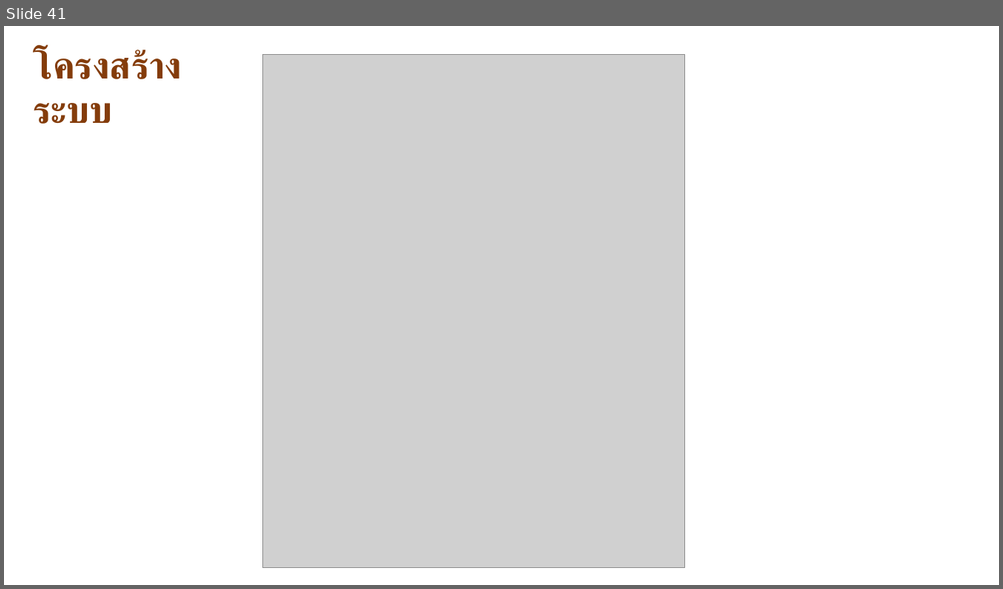
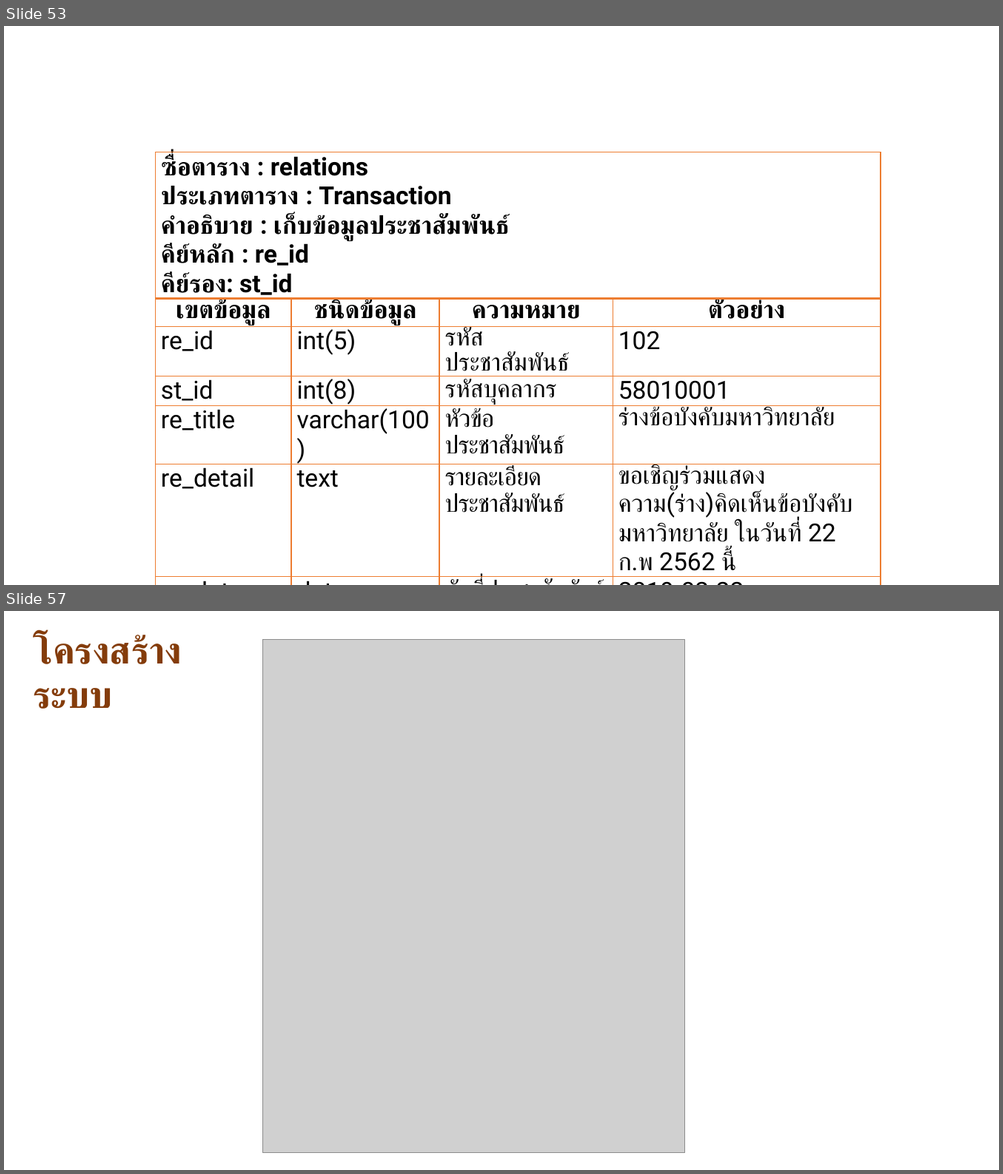
Before and after one commit to goodloveone1/project, a slide deck: data/นำเสนอ P.pptx. Shown one above the other, each under a label of ours: slide 41 before the commit, slides 53 and 57 after it; the slides between them are not shown. The pictures are 1003x589 and 1003x1174 pixels, drawn with LibreOffice and Linux fonts; fonts in the diff are those of the drawing; grey boxes stand for pictures. Boxes give left, top, right and bottom in pixels: in the first picture for what was removed or moved away, otherwise in the second. Text is boxed around its words. In the diff, an @@ line names an element or a change of style, - is before the commit and + after.

```diff
--- a/data/นำเสนอ P.pptx
+++ b/data/นำเสนอ P.pptx
@@ slide 53 added at bbox=[4, 26, 999, 585], background #FFFFFF @@
@@ table added at bbox=[156, 153, 881, 580], 7 rows, 4 columns @@
+ซื่อตาราง : relations / ประเภทตาราง : Transaction / คำอธิบาย : เก็บข้อมูลประชาสัมพันธ์ / คีย์หลัก : re_id / คีย์รอง: st_id |  |  | 
+เขตข้อมูล | ชนิดข้อมูล | ความหมาย | ตัวอย่าง
+re_id | int(5) | รหัสประชาสัมพันธ์ | 102
+st_id | int(8) | รหัสบุคลากร | 58010001
+re_title | varchar(100) | หัวข้อประชาสัมพันธ์ | ร่างข้อบังคับมหาวิทยาลัย
+re_detail | text | รายละเอียดประชาสัมพันธ์ | ขอเชิญร่วมแสดงความ(ร่าง)คิดเห็นข้อบังคับมหาวิทยาลัย ในวันที่ 22 ก.พ 2562 นี้
+re_date | date | วันที่ประชาสัมพันธ์ | 2019-02-22
@@ what was slide 41 is now slide 57 @@
```
Also in this commit, not shown: 1 slide changed, 15 other slides added, 1 other file.
